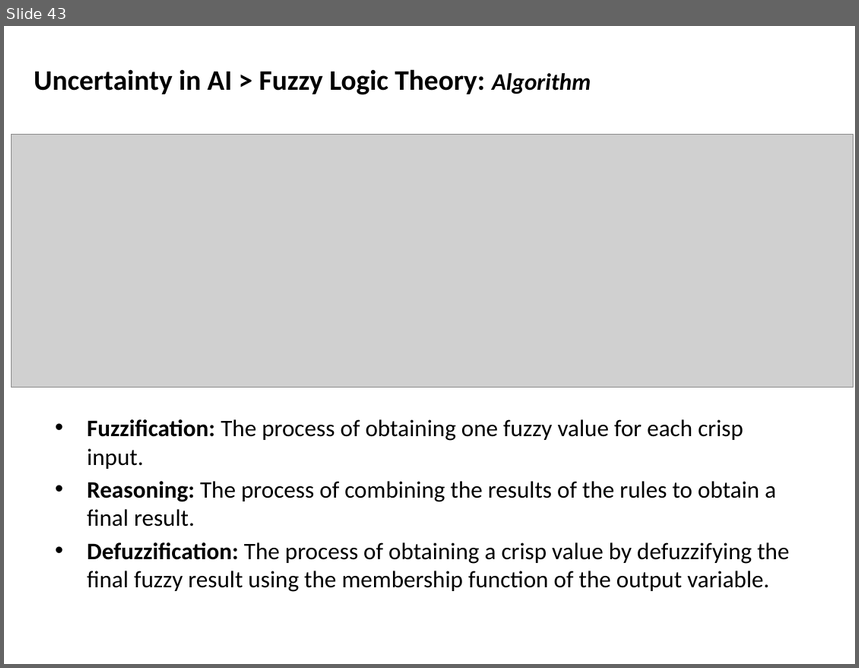
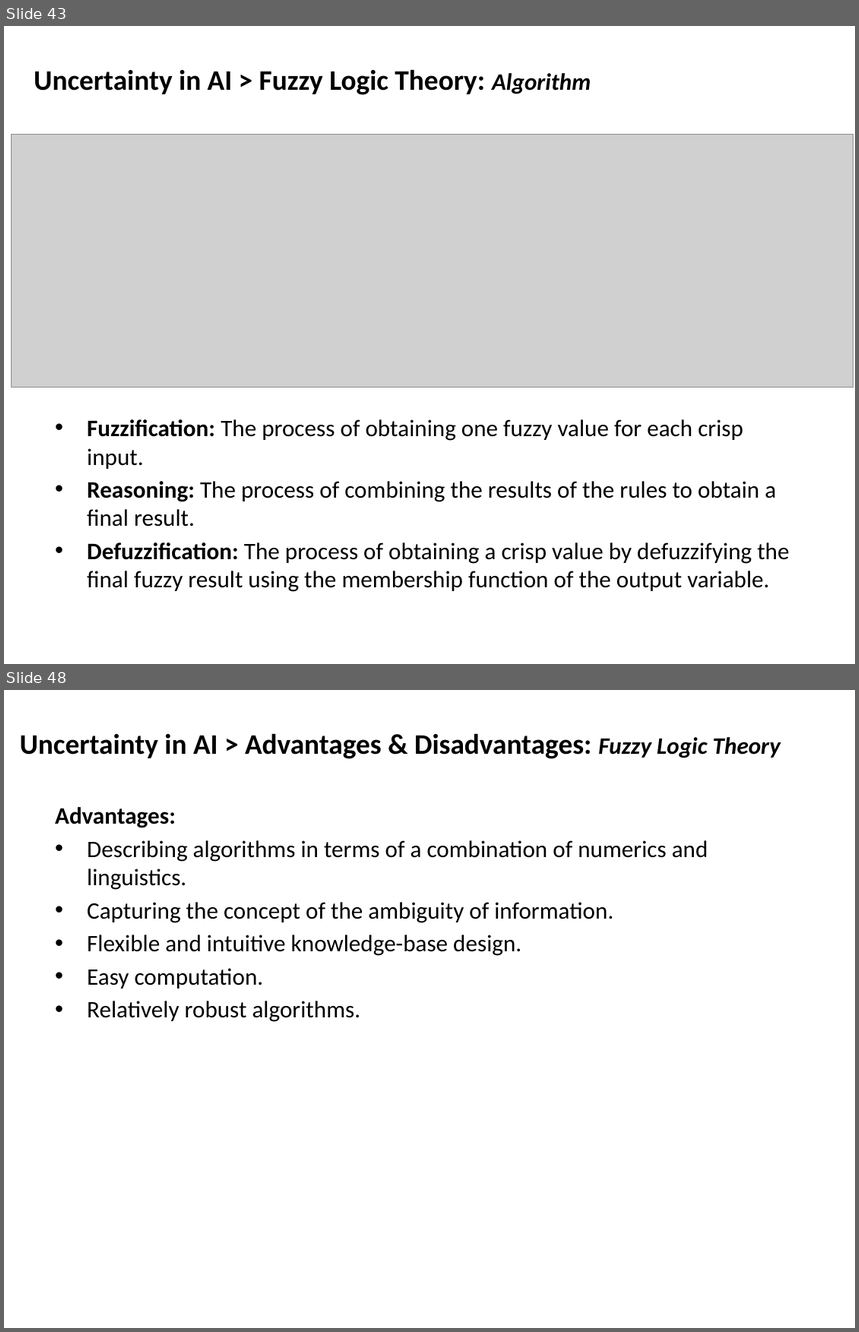
Before and after one commit to mshayganfar/CompExam1, a slide deck: presentation/PhD-comprehensive-exam.pptx. Shown one above the other, each under a label of ours: slide 43 before the commit, slides 43 and 48 after it; the slides between them are not shown. The pictures are 859x668 and 859x1332 pixels, drawn with LibreOffice and Linux fonts; fonts in the diff are those of the drawing; grey boxes stand for pictures. Boxes give left, top, right and bottom in pixels: in the first picture for what was removed or moved away, otherwise in the second. Text is boxed around its words. In the diff, an @@ line names an element or a change of style, - is before the commit and + after.

Commit message:
Advantages & disadvantages

```diff
--- a/presentation/PhD-comprehensive-exam.pptx
+++ b/presentation/PhD-comprehensive-exam.pptx
@@ slide 48 added at [4,690,855,1328], background #FFFFFF @@
@@ text added at [20,733,781,759], 24 pt, text #000000, bold @@
+Uncertainty in AI > Advantages & Disadvantages: Fuzzy Logic Theory
@@ text added at [55,807,709,1022], 20 pt, text #000000 @@
+Advantages:
+• Describing algorithms in terms of a combination of numerics and linguistics.
+• Capturing the concept of the ambiguity of information.
+• Flexible and intuitive knowledge-base design.
+• Easy computation.
+• Relatively robust algorithms.
```
Also in this commit, not shown: 1 slide changed, 4 other slides added.
